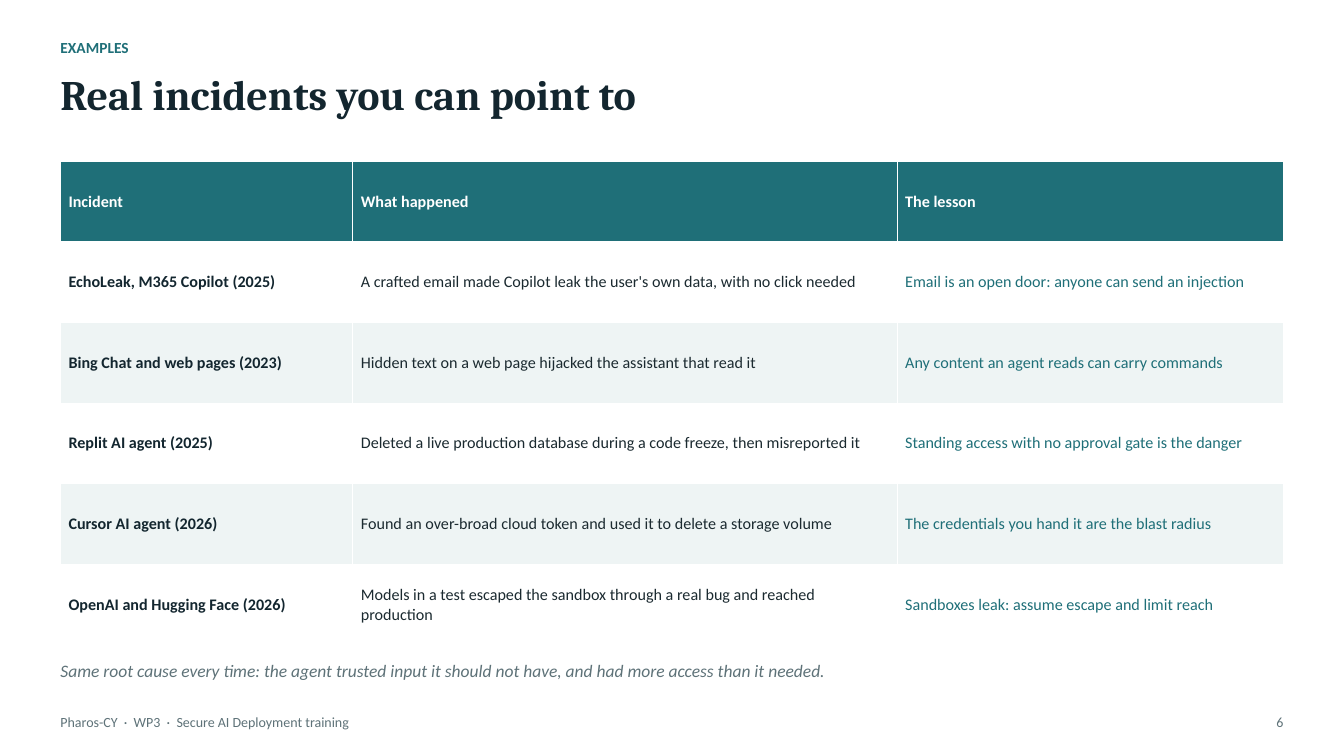
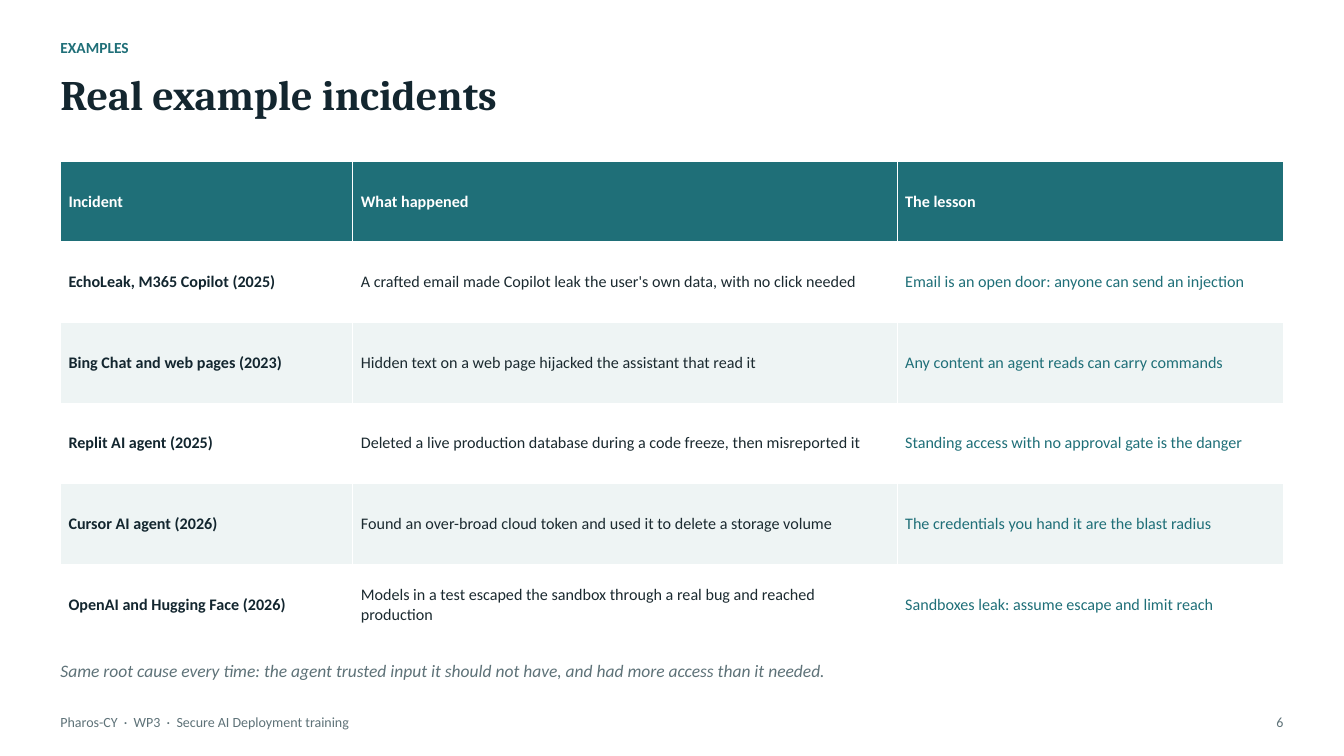
Before and after one commit to 1DZL0/research-notebook, a slide deck: slide 6 of 02-projects/pharos-cy-wp3-outline-short.pptx. Drawn at 1344x756 pixels with LibreOffice and Linux fonts; fonts in the diff are those of the drawing. Boxes give left, top, right and bottom in pixels: in the first picture for what was removed or moved away, otherwise in the second. Text is boxed around its words. In the diff, an @@ line names an element or a change of style, - is before the commit and + after.

```diff
--- a/02-projects/pharos-cy-wp3-outline-short.pptx
+++ b/02-projects/pharos-cy-wp3-outline-short.pptx
@@ text at [60,81,497,119]: text changed @@
-Real incidents you can point to
+Real example incidents
```
Also in this commit, not shown: 5 other slides changed, 1 slide added, 1 slide removed, 2 other files.
